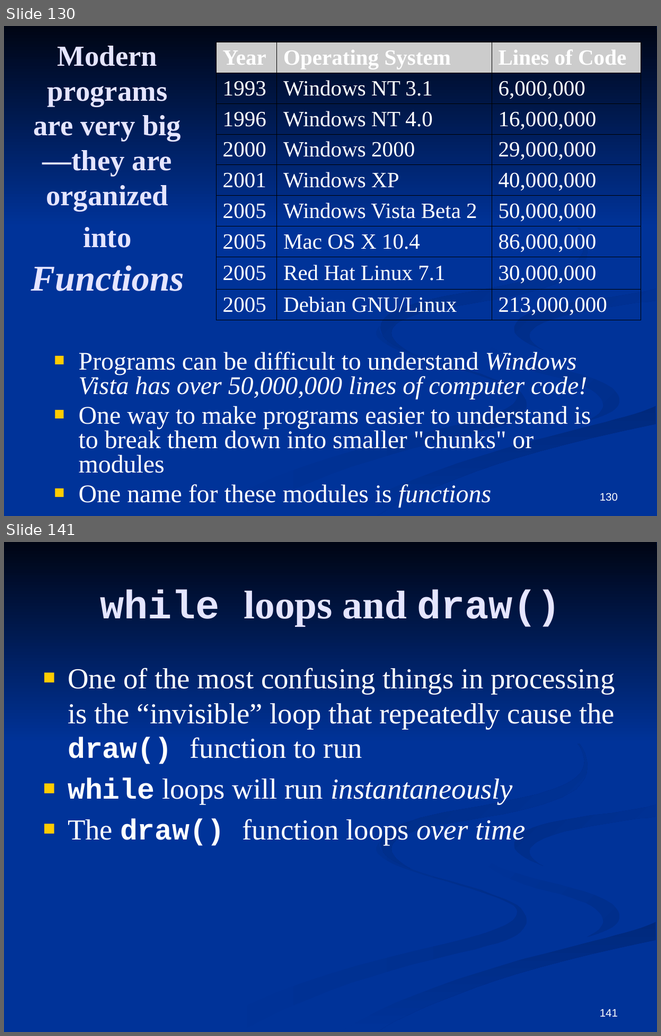
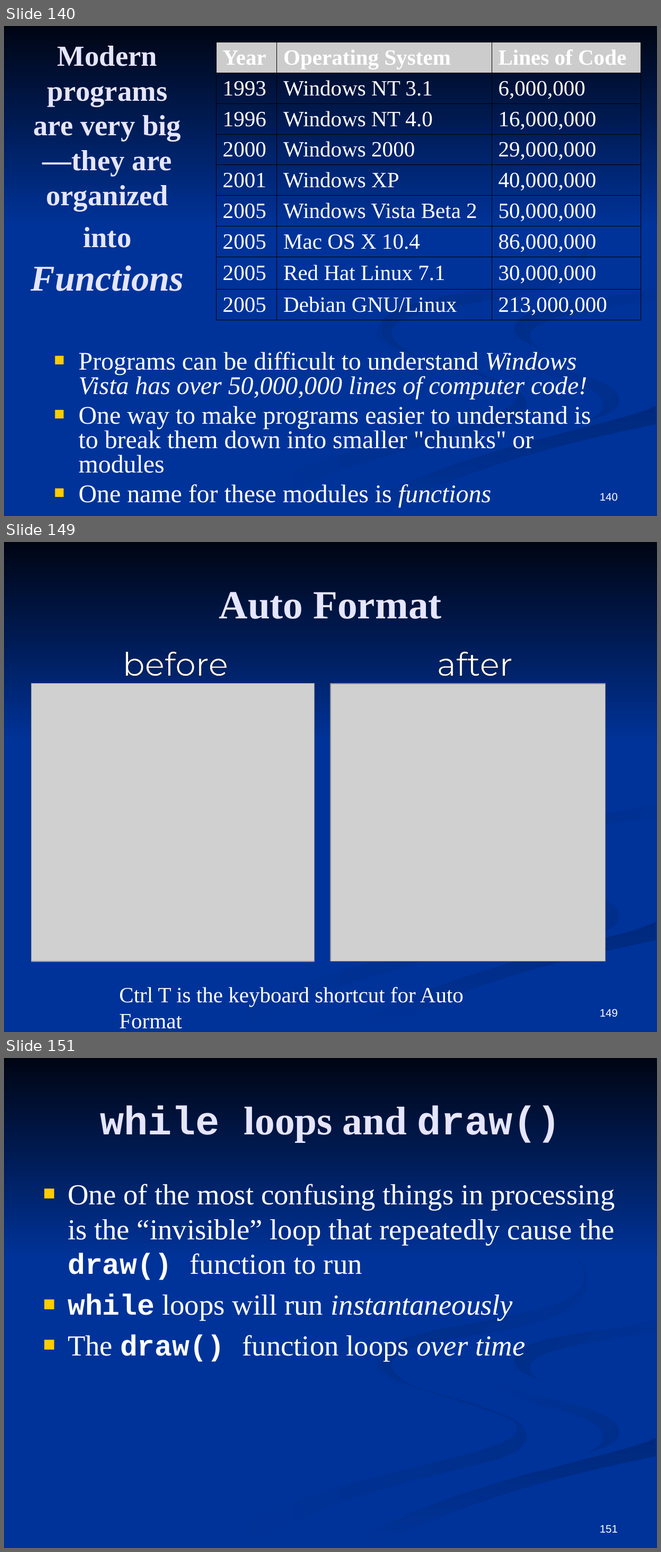
Before and after one commit to CSCamp/CSCamp.github.io, a slide deck: CSCamp.pptx. Shown one above the other, each under a label of ours: slides 130 and 141 before the commit, slides 140, 149 and 151 after it; the slides between them are not shown. The pictures are 661x1036 and 661x1552 pixels, drawn with LibreOffice and Linux fonts; fonts in the diff are those of the drawing; grey boxes stand for pictures. Boxes give left, top, right and bottom in pixels: in the first picture for what was removed or moved away, otherwise in the second. Text is boxed around its words. In the diff, an @@ line names an element or a change of style, - is before the commit and + after.

```diff
--- a/CSCamp.pptx
+++ b/CSCamp.pptx
@@ slide 149 added at [4, 542, 657, 1032], background #003399; not listed: 6 template elements that a slide beside it also shows @@
@@ title added at [219, 592, 441, 619], 44 pt, text #E5E5FF, bold @@
+Auto Format
@@ text added at [123, 651, 228, 684], 36 pt, text #FFFFFF @@
+before
@@ text added at [437, 651, 513, 684], 36 pt, text #FFFFFF @@
+after
@@ picture added at [32, 684, 314, 962] @@
@@ picture added at [330, 684, 606, 961] @@
@@ text added at [119, 987, 464, 1029], 24 pt, text #FFFFFF @@
+Ctrl T is the keyboard shortcut for Auto Format
@@ page number added at [600, 1008, 618, 1017], 12 pt, text #FFFFFF @@
+149
@@ what was slide 130 is now slide 140 @@
@@ page number at [600, 492, 618, 501]: text changed @@
-130
+140
@@ what was slide 141 is now slide 151 @@
@@ page number at [600, 1525, 618, 1533]: text changed @@
-141
+151
```
Also in this commit, not shown: 1 slide changed, 10 other slides added, 1 slide removed, 5 other files.
